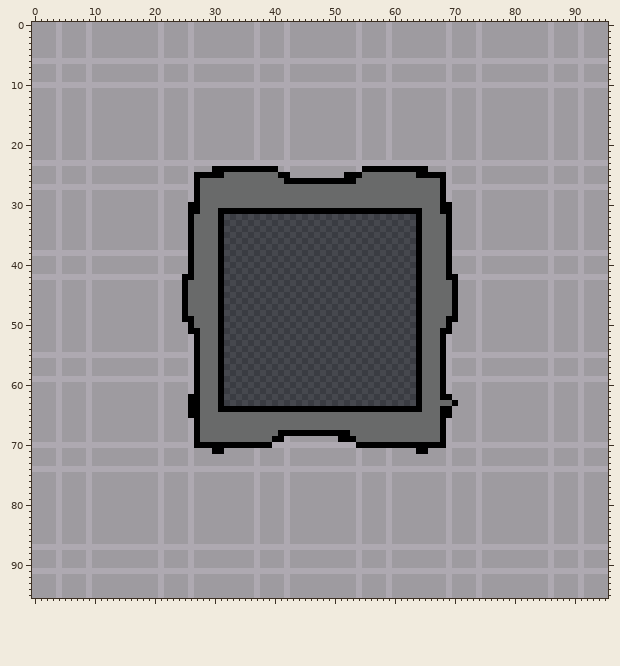
A sprite sheet gets an edit: Assets/Sprites/Tilemaps/TileMapBorders.png. Above, as it was before the edit.
The file is 96x96 pixels.
Now the later version:
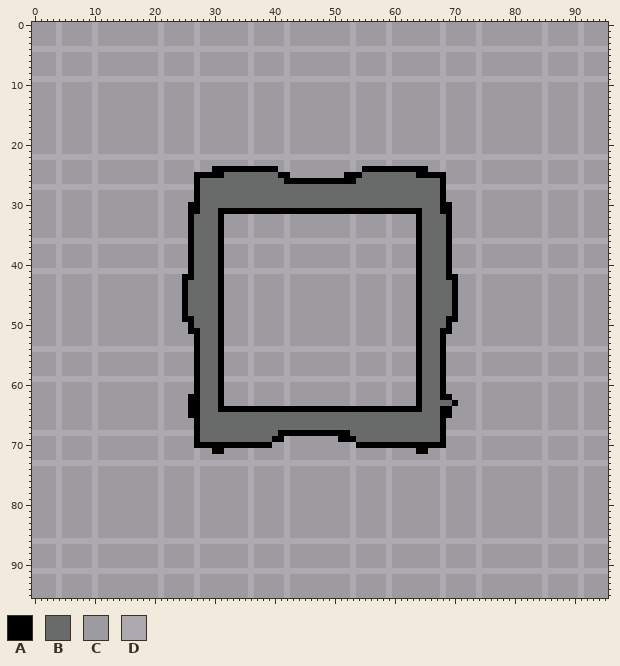
Palette (. is transparent): A #000000  B #696a6a  C #9e9ba0  D #aea9b1
Diff:
Changed rows in their new state; - is an unchanged pixel.
first column x 0:
 0 ---------CD---------------CD--------DC---------------DC-------------DC---------------DC---------
 1 ---------CD---------------CD--------DC---------------DC-------------DC---------------DC---------
 2 ---------CD---------------CD--------DC---------------DC-------------DC---------------DC---------
 3 ---------CD---------------CD--------DC---------------DC-------------DC---------------DC---------
 4 DDDD-DDDD-DDDDDDDDDDD-DDDD-DDDDDDDDDD-DDDD-DDDDDDDDDDD-DDDD-DDDDDDDDD-DDDD-DDDDDDDDDDD-DDDD-DDDD
 5 ---------CD---------------CD--------DC---------------DC-------------DC---------------DC---------
 6 CCCC-CCCCC-CCCCCCCCCC-CCCCC-CCCCCCCC-CCCCC-CCCCCCCCCC-CCCCC-CCCCCCCC-CCCCC-CCCCCCCCCC-CCCCC-CCCC
 7 ---------CD---------------CD--------DC---------------DC-------------DC---------------DC---------
 8 ---------CD---------------CD--------DC---------------DC-------------DC---------------DC---------
 9 DDDD-DDDD-DDDDDDDDDDD-DDDD-DDDDDDDDDD-DDDD-DDDDDDDDDDD-DDDD-DDDDDDDDD-DDDD-DDDDDDDDDDD-DDDD-DDDD
10 CCCC-CCCCC-CCCCCCCCCC-CCCCC-CCCCCCCC-CCCCC-CCCCCCCCCC-CCCCC-CCCCCCCC-CCCCC-CCCCCCCCCC-CCCCC-CCCC
11 ---------CD---------------CD--------DC---------------DC-------------DC---------------DC---------
12 ---------CD---------------CD--------DC---------------DC-------------DC---------------DC---------
13 ---------CD---------------CD--------DC---------------DC-------------DC---------------DC---------
14 ---------CD---------------CD--------DC---------------DC-------------DC---------------DC---------
15 ---------CD---------------CD--------DC---------------DC-------------DC---------------DC---------
16 ---------CD---------------CD--------DC---------------DC-------------DC---------------DC---------
17 ---------CD---------------CD--------DC---------------DC-------------DC---------------DC---------
18 ---------CD---------------CD--------DC---------------DC-------------DC---------------DC---------
19 ---------CD---------------CD--------DC---------------DC-------------DC---------------DC---------
20 ---------CD---------------CD--------DC---------------DC-------------DC---------------DC---------
21 ---------CD---------------CD--------DC---------------DC-------------DC---------------DC---------
22 DDDD-DDDD-DDDDDDDDDDD-DDDD-DDDDDDDDDD-DDDD-DDDDDDDDDDD-DDDD-DDDDDDDDD-DDDD-DDDDDDDDDDD-DDDD-DDDD
23 CCCC-CCCCC-CCCCCCCCCC-CCCCC-CCCCCCCC-CCCCC-CCCCCCCCCC-CCCCC-CCCCCCCC-CCCCC-CCCCCCCCCC-CCCCC-CCCC
24 ---------CD---------------CD-------------------------DC-------------DC---------------DC---------
25 ---------CD---------------C------------------------------------------C---------------DC---------
26 ---------CD---------------C------------------------------------------C---------------DC---------
28 ---------CD---------------C------------------------------------------C---------------DC---------
29 ---------CD---------------C------------------------------------------C---------------DC---------
30 ---------CD--------------------------------------------------------------------------DC---------
31 ---------CD--------------------------------------------------------------------------DC---------
32 ---------CD---------------------CCCCDCCCCCDCCCCCCCCCCDCCCCCDCCCC---------------------DC---------
33 ---------CD---------------------CCCCDCCCCCDCCCCCCCCCCDCCCCCDCCCC---------------------DC---------
34 ---------CD---------------------CCCCDCCCCCDCCCCCCCCCCDCCCCCDCCCC---------------------DC---------
35 ---------CD---------------------CCCCDCCCCCDCCCCCCCCCCDCCCCCDCCCC---------------------DC---------
36 DDDD-DDDD-DDDDDDDDDDD-DDDD------DDDDDDDDDDDDDDDDDDDDDDDDDDDDDDDD------DDDD-DDDDDDDDDDD-DDDD-DDDD
37 ---------CD---------------------CCCCDCCCCCDCCCCCCCCCCDCCCCCDCCCC---------------------DC---------
38 CCCC-CCCCC-CCCCCCCCCC-CCCC------CCCCDCCCCCDCCCCCCCCCCDCCCCCDCCCC------CCCC-CCCCCCCCCC-CCCCC-CCCC
39 ---------CD---------------------CCCCDCCCCCDCCCCCCCCCCDCCCCCDCCCC---------------------DC---------
40 ---------CD---------------------CCCCDCCCCCDCCCCCCCCCCDCCCCCDCCCC---------------------DC---------
41 DDDD-DDDD-DDDDDDDDDDD-DDDD------DDDDDDDDDDDDDDDDDDDDDDDDDDDDDDDD------DDDD-DDDDDDDDDDD-DDDD-DDDD
42 CCCC-CCCCC-CCCCCCCCCC-CCC-------CCCCDCCCCCDCCCCCCCCCCDCCCCCDCCCC-------CCC-CCCCCCCCCC-CCCCC-CCCC
43 ---------CD---------------------CCCCDCCCCCDCCCCCCCCCCDCCCCCDCCCC---------------------DC---------
44 ---------CD---------------------CCCCDCCCCCDCCCCCCCCCCDCCCCCDCCCC---------------------DC---------
45 ---------CD---------------------CCCCDCCCCCDCCCCCCCCCCDCCCCCDCCCC---------------------DC---------
46 ---------CD---------------------CCCCDCCCCCDCCCCCCCCCCDCCCCCDCCCC---------------------DC---------
47 ---------CD---------------------CCCCDCCCCCDCCCCCCCCCCDCCCCCDCCCC---------------------DC---------
48 ---------CD---------------------CCCCDCCCCCDCCCCCCCCCCDCCCCCDCCCC---------------------DC---------
49 ---------CD---------------------CCCCDCCCCCDCCCCCCCCCCDCCCCCDCCCC---------------------DC---------
50 ---------CD---------------------CCCCDCCCCCDCCCCCCCCCCDCCCCCDCCCC---------------------DC---------
51 ---------CD---------------------CCCCDCCCCCDCCCCCCCCCCDCCCCCDCCCC---------------------DC---------
52 ---------CD---------------C-----CCCCDCCCCCDCCCCCCCCCCDCCCCCDCCCC-----C---------------DC---------
53 ---------CD---------------C-----CCCCDCCCCCDCCCCCCCCCCDCCCCCDCCCC-----C---------------DC---------
54 DDDD-DDDD-DDDDDDDDDDD-DDDD------DDDDDDDDDDDDDDDDDDDDDDDDDDDDDDDD------DDDD-DDDDDDDDDDD-DDDD-DDDD
55 CCCC-CCCCC-CCCCCCCCCC-CCCCC-----CCCCDCCCCCDCCCCCCCCCCDCCCCCDCCCC-----CCCCC-CCCCCCCCCC-CCCCC-CCCC
56 ---------CD---------------C-----CCCCDCCCCCDCCCCCCCCCCDCCCCCDCCCC-----C---------------DC---------
57 ---------CD---------------C-----CCCCDCCCCCDCCCCCCCCCCDCCCCCDCCCC-----C---------------DC---------
58 ---------CD---------------C-----CCCCDCCCCCDCCCCCCCCCCDCCCCCDCCCC-----C---------------DC---------
59 --------------------------------DDDDDDDDDDDDDDDDDDDDDDDDDDDDDDDD--------------------------------
60 ---------CD---------------C-----CCCCDCCCCCDCCCCCCCCCCDCCCCCDCCCC-----C---------------DC---------
61 ---------CD---------------C-----CCCCDCCCCCDCCCCCCCCCCDCCCCCDCCCC-----C---------------DC---------
62 ---------CD---------------------CCCCDCCCCCDCCCCCCCCCCDCCCCCDCCCC---------------------DC---------
63 ---------CD---------------------CCCCDCCCCCDCCCCCCCCCCDCCCCCDCCCC---------------------DC---------
64 ---------CD--------------------------------------------------------------------------DC---------
65 ---------CD--------------------------------------------------------------------------DC---------
66 ---------CD---------------C------------------------------------------C---------------DC---------
67 ---------CD---------------C------------------------------------------C---------------DC---------
68 DDDD-DDDD-DDDDDDDDDDD-DDDD--------------------------------------------DDDD-DDDDDDDDDDD-DDDD-DDDD
69 ---------CD---------------C------------------------------------------C---------------DC---------
70 CCCC-CCCCC-CCCCCCCCCC-CCCCC-------------CC-CCCCCCCCCC----------------CCCCC-CCCCCCCCCC-CCCCC-CCCC
71 ---------CD---------------CD--------DC---------------DC-------------DC---------------DC---------
72 ---------CD---------------CD--------DC---------------DC-------------DC---------------DC---------
73 DDDD-DDDD-DDDDDDDDDDD-DDDD-DDDDDDDDDD-DDDD-DDDDDDDDDDD-DDDD-DDDDDDDDD-DDDD-DDDDDDDDDDD-DDDD-DDDD
74 CCCC-CCCCC-CCCCCCCCCC-CCCCC-CCCCCCCC-CCCCC-CCCCCCCCCC-CCCCC-CCCCCCCC-CCCCC-CCCCCCCCCC-CCCCC-CCCC
75 ---------CD---------------CD--------DC---------------DC-------------DC---------------DC---------
76 ---------CD---------------CD--------DC---------------DC-------------DC---------------DC---------
77 ---------CD---------------CD--------DC---------------DC-------------DC---------------DC---------
78 ---------CD---------------CD--------DC---------------DC-------------DC---------------DC---------
79 ---------CD---------------CD--------DC---------------DC-------------DC---------------DC---------
80 ---------CD---------------CD--------DC---------------DC-------------DC---------------DC---------
81 ---------CD---------------CD--------DC---------------DC-------------DC---------------DC---------
82 ---------CD---------------CD--------DC---------------DC-------------DC---------------DC---------
83 ---------CD---------------CD--------DC---------------DC-------------DC---------------DC---------
84 ---------CD---------------CD--------DC---------------DC-------------DC---------------DC---------
85 ---------CD---------------CD--------DC---------------DC-------------DC---------------DC---------
86 DDDD-DDDD-DDDDDDDDDDD-DDDD-DDDDDDDDDD-DDDD-DDDDDDDDDDD-DDDD-DDDDDDDDD-DDDD-DDDDDDDDDDD-DDDD-DDDD
87 CCCC-CCCCC-CCCCCCCCCC-CCCCC-CCCCCCCC-CCCCC-CCCCCCCCCC-CCCCC-CCCCCCCC-CCCCC-CCCCCCCCCC-CCCCC-CCCC
88 ---------CD---------------CD--------DC---------------DC-------------DC---------------DC---------
89 ---------CD---------------CD--------DC---------------DC-------------DC---------------DC---------
90 ---------CD---------------CD--------DC---------------DC-------------DC---------------DC---------
92 ---------CD---------------CD--------DC---------------DC-------------DC---------------DC---------
93 ---------CD---------------CD--------DC---------------DC-------------DC---------------DC---------
94 ---------CD---------------CD--------DC---------------DC-------------DC---------------DC---------
95 ---------CD---------------CD--------DC---------------DC-------------DC---------------DC---------
